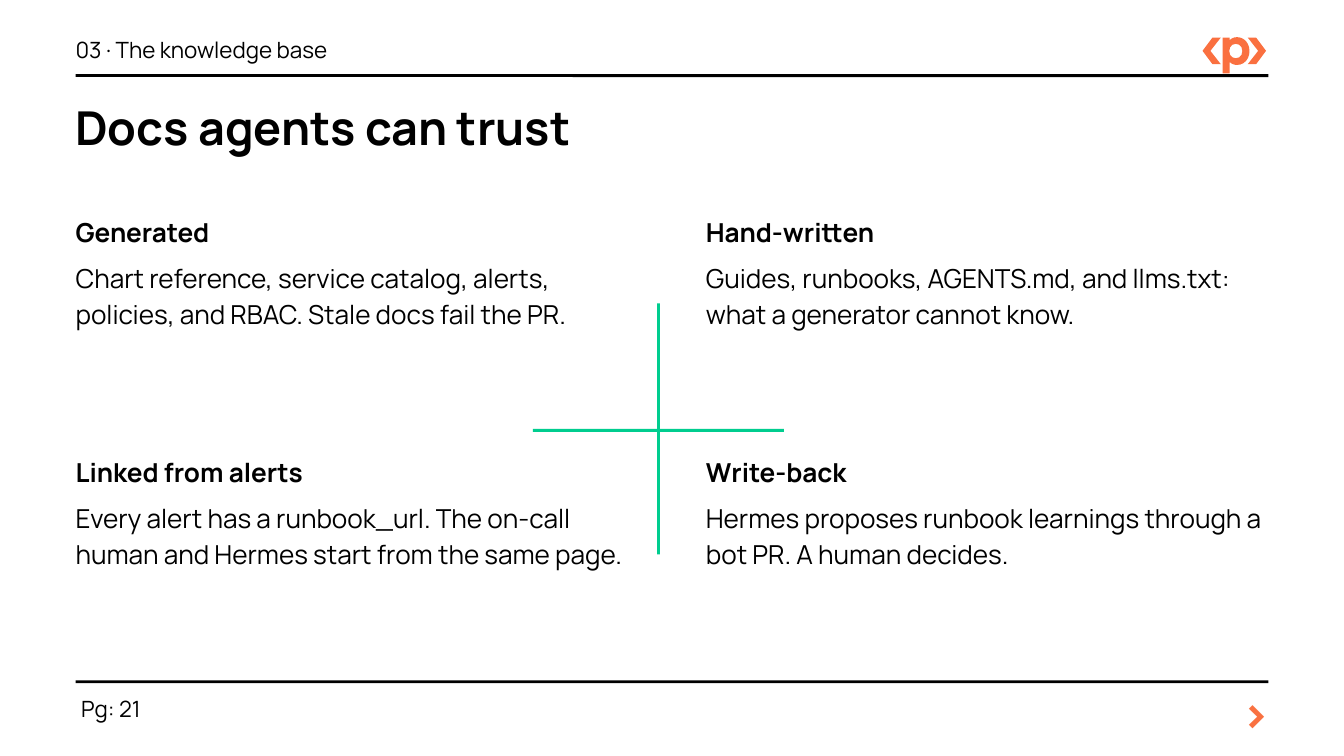
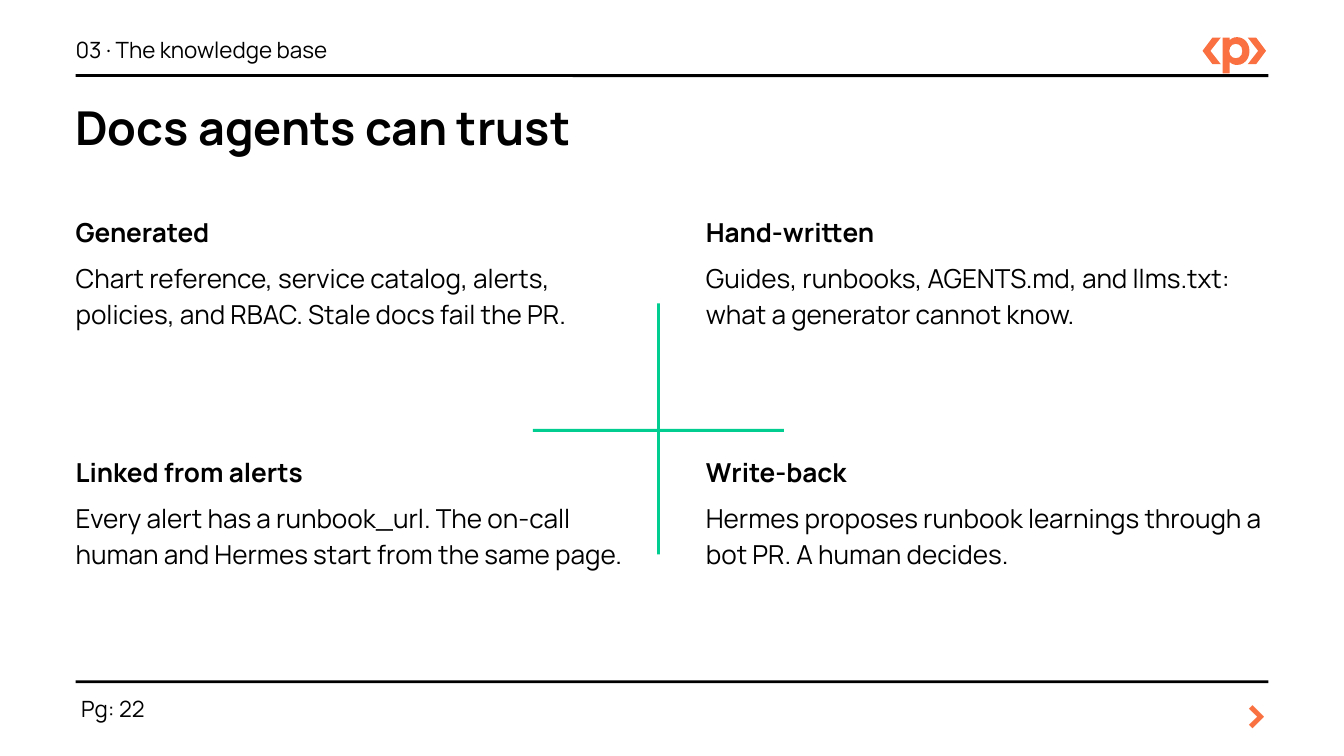
Before and after one commit to focuslight-nr/agentic-idp-packt, a slide deck: slide 22 of slides/agentic-idp-workshop.pptx (slide 21 before the commit). Drawn at 1344x756 pixels with LibreOffice and Linux fonts; fonts in the diff are those of the drawing. Boxes give left, top, right and bottom in pixels: in the first picture for what was removed or moved away, otherwise in the second. Text is boxed around its words. In the diff, an @@ line names an element or a change of style, - is before the commit and + after.

```diff
--- a/slides/agentic-idp-workshop.pptx
+++ b/slides/agentic-idp-workshop.pptx
@@ text at [81, 700, 145, 723]: text changed @@
-Pg: 21
+Pg: 22
```
Also in this commit, not shown: 33 other slides changed, 1 slide added, 1 other file.
